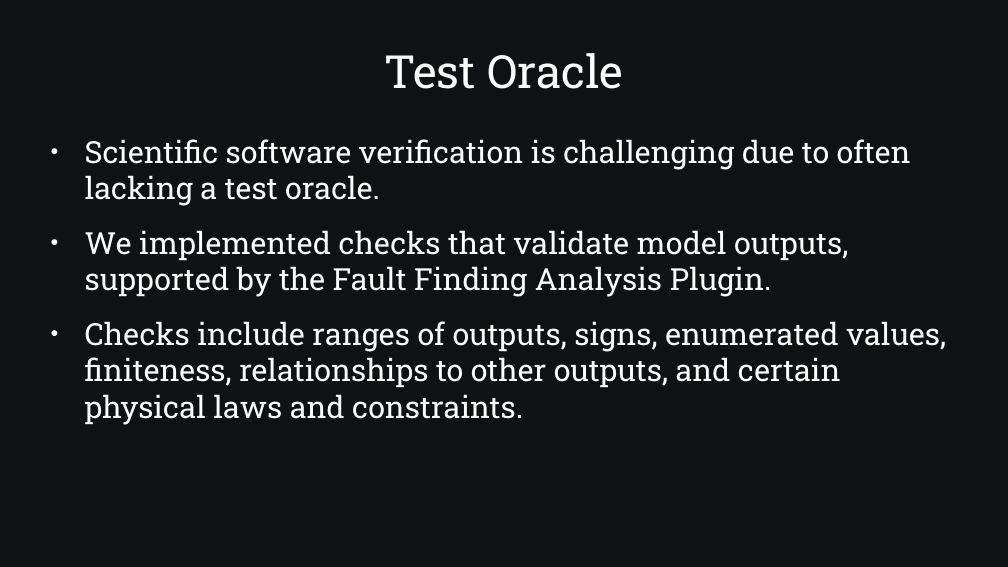
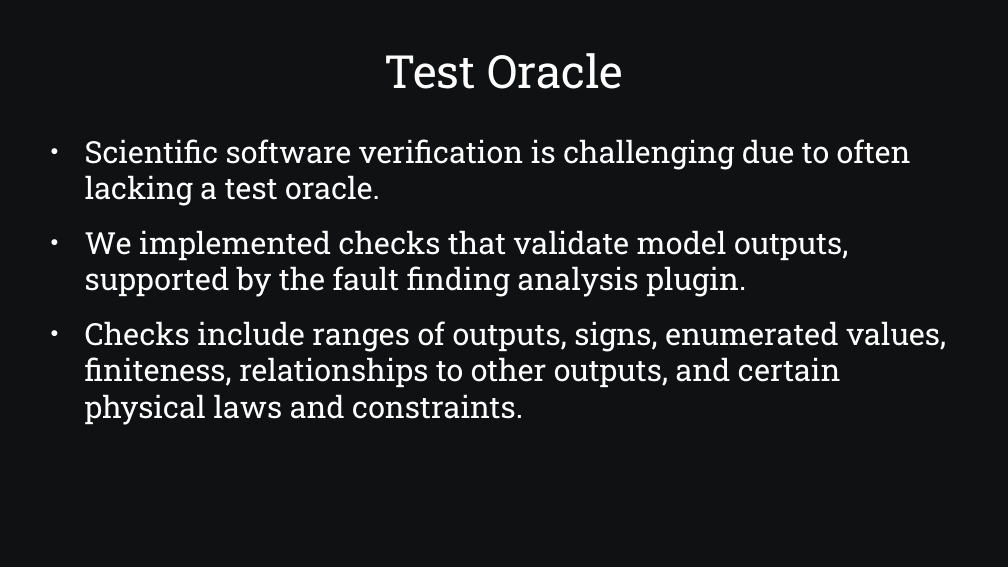
Before and after one commit to SamAllen06/lake_temp_work, a slide deck: slide 18 of documentation/for_collaborators/AnalysisOverview.pptx. Drawn at 1008x567 pixels with LibreOffice and Linux fonts; fonts in the diff are those of the drawing. Boxes give left, top, right and bottom in pixels: in the first picture for what was removed or moved away, otherwise in the second. Text is boxed around its words. In the diff, an @@ line names an element or a change of style, - is before the commit and + after.

```diff
--- a/documentation/for_collaborators/AnalysisOverview.pptx
+++ b/documentation/for_collaborators/AnalysisOverview.pptx
@@ text at <box>85,230,848,297</box>: text changed @@
-● We implemented checks that validate model outputs, supported by the Fault Finding Analysis Plugin.
+● We implemented checks that validate model outputs, supported by the fault finding analysis plugin.
```
Also in this commit, not shown: 18 other slides changed, 1 slide added, 1 other file.
